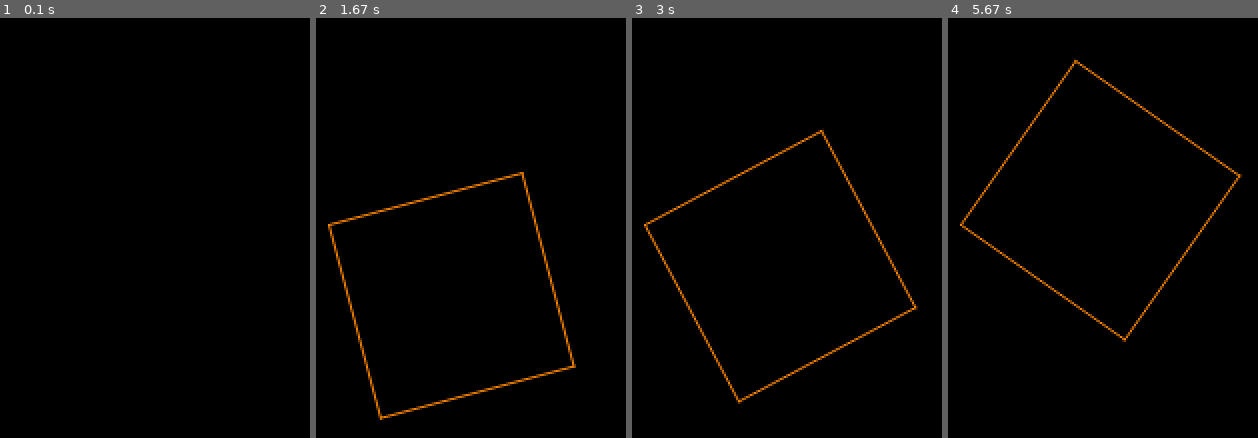
Above: before the commit, frames 1-4 (left to right).
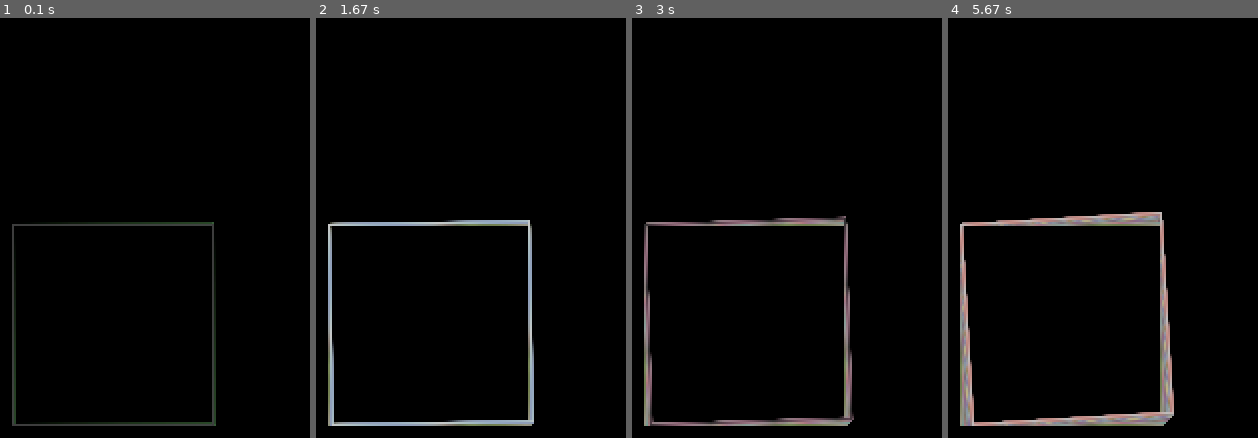
Above: after the commit, the same moments.

Repository: jancoufal/pyshards
Game: pygame game, started from pygame/line-drawing.py
Same seed, same stepped clock (60 frames per second), same inputs: the game is played once before the commit and once after it.
Inputs:
- Up to frame 1 (0.1 s): no input
- Up to frame 2 (1.67 s): no input
- Up to frame 3 (3 s): no input
- Up to frame 4 (5.67 s): no input

The runs differ from the first frame. In frame 1, 2.1% of the frame differs, in the area x 3-70%, y 48-98%; in frame 2, 5.0%; in frame 3, 5.7%; in frame 4, 7.2%, in the area x 3-95%, y 9-98%.

Commit message:
random color with each frame

Diff:
--- a/pygame/line-drawing.py
+++ b/pygame/line-drawing.py
@@ -1,6 +1,7 @@
 import pygame
 import math
 import numpy
+import random
 
 
 def main():
@@ -27,7 +28,7 @@
 
 	while not done:
 
-		clock.tick(10)
+		# clock.tick(10)
 
 		# animate
 		vertices = list(quad)
@@ -36,7 +37,7 @@
 		# m = Matrix3x3.get_translate(loop, loop)
 
 		# m = Matrix3x3.get_scale(loop / 100.0, loop / 200.0)
-		m = Matrix3x3.get_rotate(loop / 1.0)
+		m = Matrix3x3.get_rotate(loop / 100.0)
 		# m = Matrix3x3.get_shear_x(loop / 1.0)
 		# m = Matrix3x3.get_shear_y(loop / 1.0)
 		# m = Matrix3x3.get_shear(loop / 1.0, loop / 2.0)
@@ -47,8 +48,11 @@
 		m = Matrix3x3.get_translate(*screen_rect.center)
 		vertices = list(map(lambda v: v.transform(m), vertices))
 
-		screen.fill(bkg)
-		pygame.draw.aalines(screen, clr, True, tuple(map(Vector3.get_xy, vertices)), 5)
+		# random color
+		clr = pygame.color.Color(*(pygame.color.THECOLORS[random.choice(list(pygame.color.THECOLORS.keys()))]))
+
+		# screen.fill(bkg)
+		pygame.draw.aalines(screen, clr, True, tuple(map(Vector3.get_xy, vertices)), 1)
 		pygame.display.flip()
 
 		for event in pygame.event.get():
